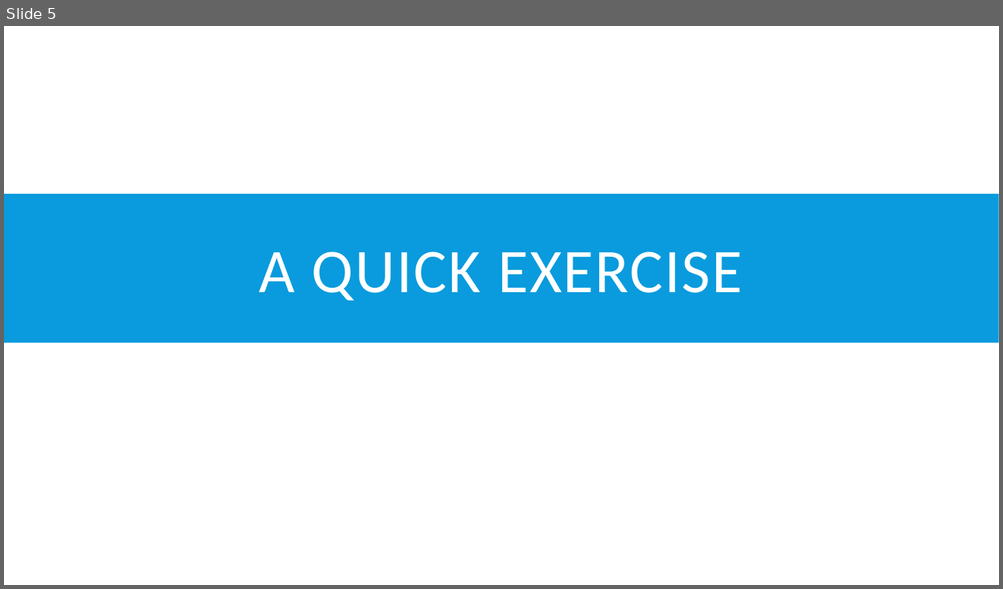
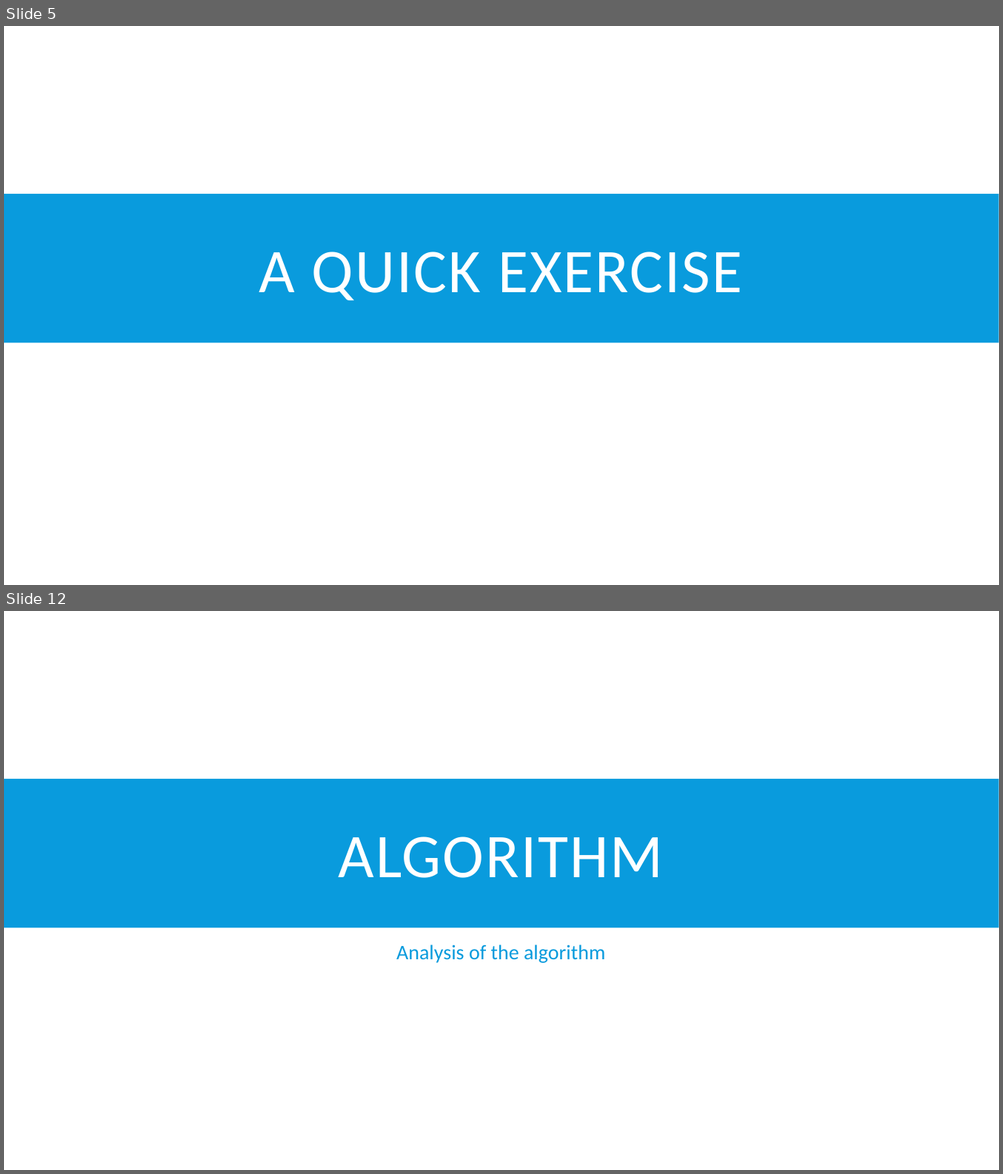
Before and after one commit to Jacobsma/CS477-Project, a slide deck: project.pptx. Shown one above the other, each under a label of ours: slide 5 before the commit, slides 5 and 12 after it; the slides between them are not shown. The pictures are 1003x589 and 1003x1174 pixels, drawn with LibreOffice and Linux fonts; fonts in the diff are those of the drawing. Boxes give left, top, right and bottom in pixels: in the first picture for what was removed or moved away, otherwise in the second. Text is boxed around its words. In the diff, an @@ line names an element or a change of style, - is before the commit and + after.

Commit message:
Added additional slides
Added slides describing the algorithms

```diff
--- a/project.pptx
+++ b/project.pptx
@@ slide 12 added at bbox=[4, 611, 999, 1170], background #FFFFFF; not listed: 1 template element that a slide beside it also shows @@
@@ title added at bbox=[338, 837, 663, 878], 60 pt, text #FFFFFF @@
+ALGORITHM
@@ text added at bbox=[396, 945, 605, 963], 20 pt, text #099BDD @@
+Analysis of the algorithm
```
Also in this commit, not shown: 4 other slides added, 2 other files.
